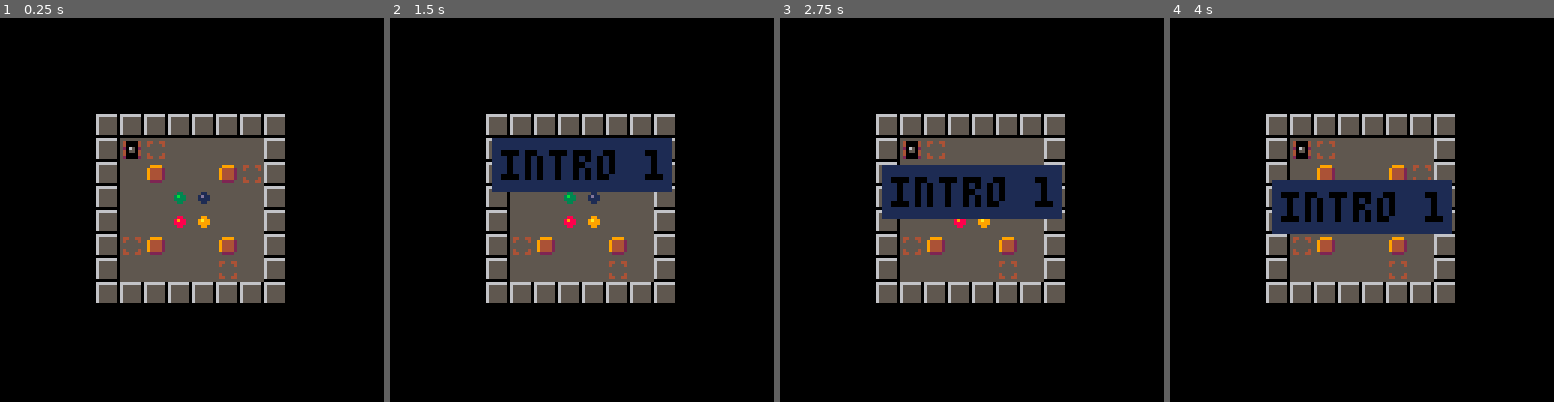
Above: before the commit, frames 1-4 (left to right).
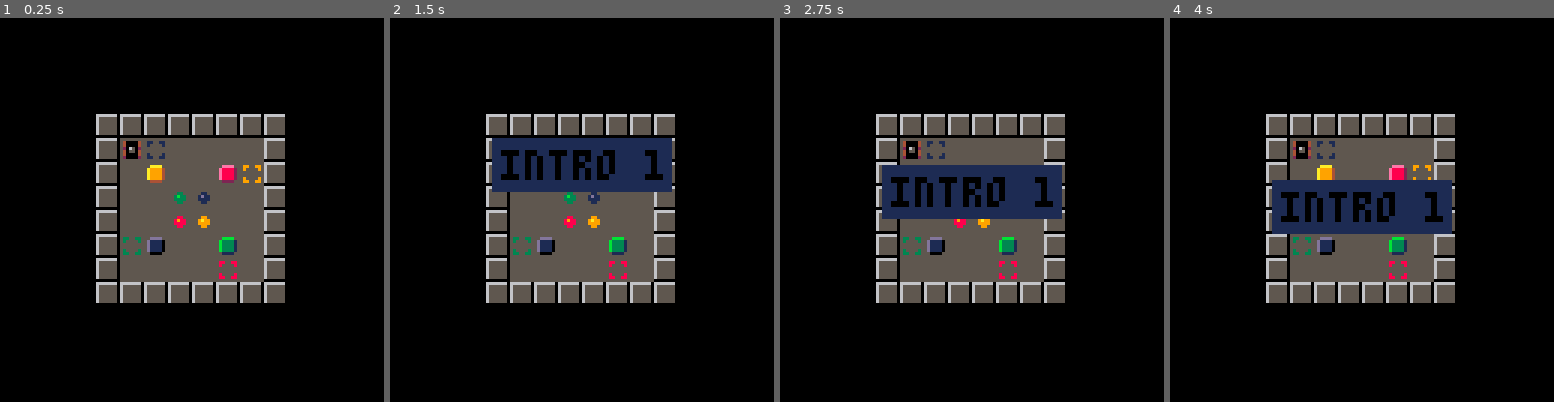
Above: after the commit, the same moments.

Repository: erwinbonsma/SokoBubbleP8
Game: PICO-8 cartridge sokububble.p8
The game is run twice, just before and just after one commit, with the same random seed, the same clock (stepped at 60 frames per second) and the same inputs.
Inputs:
- Up to frame 1 (0.25 s): no input
- Up to frame 2 (1.5 s): tap X (X key) at 1.07 s
- Up to frame 3 (2.75 s): hold Left 1.97-2.37 s; tap X (X key) at 2.07, 2.4, 2.73 s; hold Down from 2.42 s (still down)
- Up to frame 4 (4 s): release Down at 2.82 s; hold Right 2.87-3.53 s; tap X (X key) at 3.07, 3.4, 3.73 s; hold Up from 3.58 s (still down)

The runs differ from the first frame. In frame 1, 1.0% of the frame differs, in the area x 32-68%, y 32-68%; in frame 2, 0.5%; in frame 3, 0.6%; in frame 4, 1.0%.

Commit message:
Show all colors at start

Diff:
--- a/sokububble.p8
+++ b/sokububble.p8
@@ -4,11 +4,11 @@
 level_defs={{
  name="intro 1",
  mapdef={0,0,8,8},
- ini_view=0
+ ini_bubble=0
 },{
  name="intro 2",
  mapdef={7,0,8,8},
- ini_view=0
+ ini_bubble=0
 }}
 
 --sprite flags
@@ -268,7 +268,7 @@
    self.sx\8,self.sy\8
   )
   if bub!=nil then
-   state.view=bub
+   state.bubble=bub
   end
  end
 
@@ -311,7 +311,7 @@
  end
 
  if box!=nil then
-  if box.c!=state.view then
+  if box.c!=state.bubble then
    --cannot move this box color
    sfx(0)
    return
@@ -361,6 +361,7 @@
   mov.tgt_sy,
   state
  )
+ state.view_all=false
 
  if mov.rot!=self.rot then
   if (
@@ -436,7 +437,7 @@
  if (
   self.retry_cnt==0
  ) then
-  pal(1,colors[state.view])
+  pal(1,colors[state.bubble])
  end
  spr(
   si,
@@ -465,7 +466,7 @@
  o.nrows=lvl_def.mapdef[4]
  o.sx0=64-4*o.ncols
  o.sy0=64-4*o.nrows
- o.ini_view=lvl_def.ini_view
+ o.ini_bubble=lvl_def.ini_bubble
 
  return o
 end
@@ -500,7 +501,8 @@
 
 function level:update_state(s)
  s.level=self
- s.view=self.ini_view
+ s.bubble=self.ini_bubble
+ s.view_all=true
  s.boxes={}
  s.box_cnt=0
  s.push_box=nil
@@ -533,7 +535,10 @@
     dsi=si
    elseif fget(si,flag_tgt) then
     local c=tgt_color(si)
-    if c==state.view then
+    if (
+     state.view_all
+     or state.bubble==c
+    )then
      dsi=si
     elseif fget(si,flag_bub) then
      c=bub_color(si)
@@ -559,7 +564,10 @@
 function level:_draw_boxes(state)
  for box in all(state.boxes) do
   local si=109
-  if box.c==state.view then
+  if (
+   state.view_all
+   or state.bubble==box.c
+  ) then
    si=48+box.c*16
   end
   spr(
@@ -597,7 +605,7 @@
  end
 
  local c=tgt_color(si)
- return (c==-1 or c==box.c)
+ return c==-1 or c==box.c
 end
 
 function level:is_done(state)
